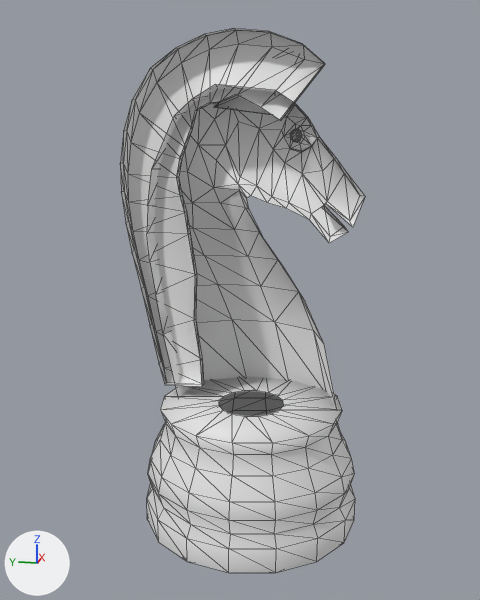
The glTF model models/knight.glb, before and after one commit.
Before and after are seen from a 50 mm camera at (-5.78, -1.05, 1.34) aimed at (-0.02, 0.1, -0.1). The axes (+X, +Y, +Z) are drawn at lower left. The lights are the same throughout. The first picture is the older version. Mesh edges are drawn as thin lines. Where no turn or scale is listed for an object, it has been applied to the vertices. Vertices at exactly the same position are counted once.

The older version as bpy lines, for what is in view:
```python
me_circle = bpy.data.meshes.new('Circle')
me_circle.from_pydata(...)  # 144 vertices, 270 faces; spans x -1.01..1.01, y -1.01..1.01, z 0.0..1.11
me_plane = bpy.data.meshes.new('Plane')
me_plane.from_pydata(...)  # 280 vertices, 475 faces; spans x 0.0..0.7, y -1.0..1.18, z -0.13..3.24
ob_circle = bpy.data.objects.new('Circle', me_circle)
ob_circle.location = (0.0, 0.0, -2.216)
ob_plane = bpy.data.objects.new('Plane', me_plane)
ob_plane.location = (0.0, 0.023, -1.025)
```
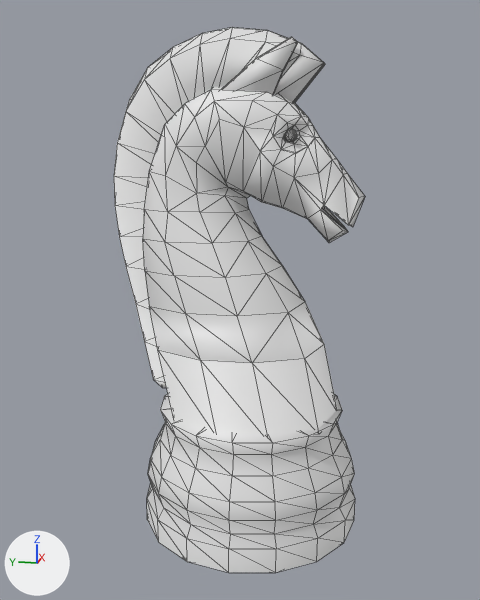
Where the newer file only moved an object's origin or applied its transform, the numbers keep the older frame.

Location of each change, (x1, y1, x2, y2) in pixels of the pictures (480 x 600 px):
'Plane', reshaped (8% taller): before (120, 28, 365, 408); after (114, 27, 365, 436)
part 1 of me_plane, added: after (221, 37, 298, 95)
part 2 of me_plane, added: after (284, 129, 297, 142)
part 3 of me_plane, added: after (114, 27, 365, 436)

What the commit changed:
me_plane is used by ob_plane; location (0.0, 0.023, -1.025).
me_plane had 280 vertices, 475 faces and spanned x 0.0..0.7, y -1.0..1.18, z -0.13..3.24.
me_plane now has 492 vertices, 950 faces and spans x -0.7..0.7, y -1.0..1.18, z -0.13..3.24.
me_plane part 1: the loose piece of 12 vertices spanning x 0.17..0.21, y -0.42..0.35, z 2.55..3.13 is copied, and the copy is mirrored in x about the mesh origin; it spans x -0.21..-0.17, y -0.42..0.35, z 2.55..3.13.
me_plane part 2: the loose piece of 62 vertices spanning x 0.15..0.26, y -0.43..-0.32, z 2.32..2.43 is copied, and the copy is mirrored in x about the mesh origin; it spans x -0.26..-0.15, y -0.43..-0.32, z 2.32..2.43.
Part 3, on me_plane:
89 vertices are added at x -0.7..-0.12, y -0.95..0.89, z -0.13..2.74.
25 new vertices lie (-0.07, 0.0, 0.0) away from vertices in x 0.0, y -0.44..1.18, z 0.04..3.2.
9 new vertices lie (-0.07, 0.0, -0.01) away from vertices in x 0.0, y -0.63..1.18, z 0.7..3.24.
9 new vertices lie (-0.1, 0.0, -0.1) away from vertices in x -0.07, y -0.44..1.18, z 0.98..3.23.
6 new vertices lie (-0.1, 0.0, -0.11) away from vertices in x -0.07, y 0.39..1.15, z 0.26..3.2.
335 new faces join them.
